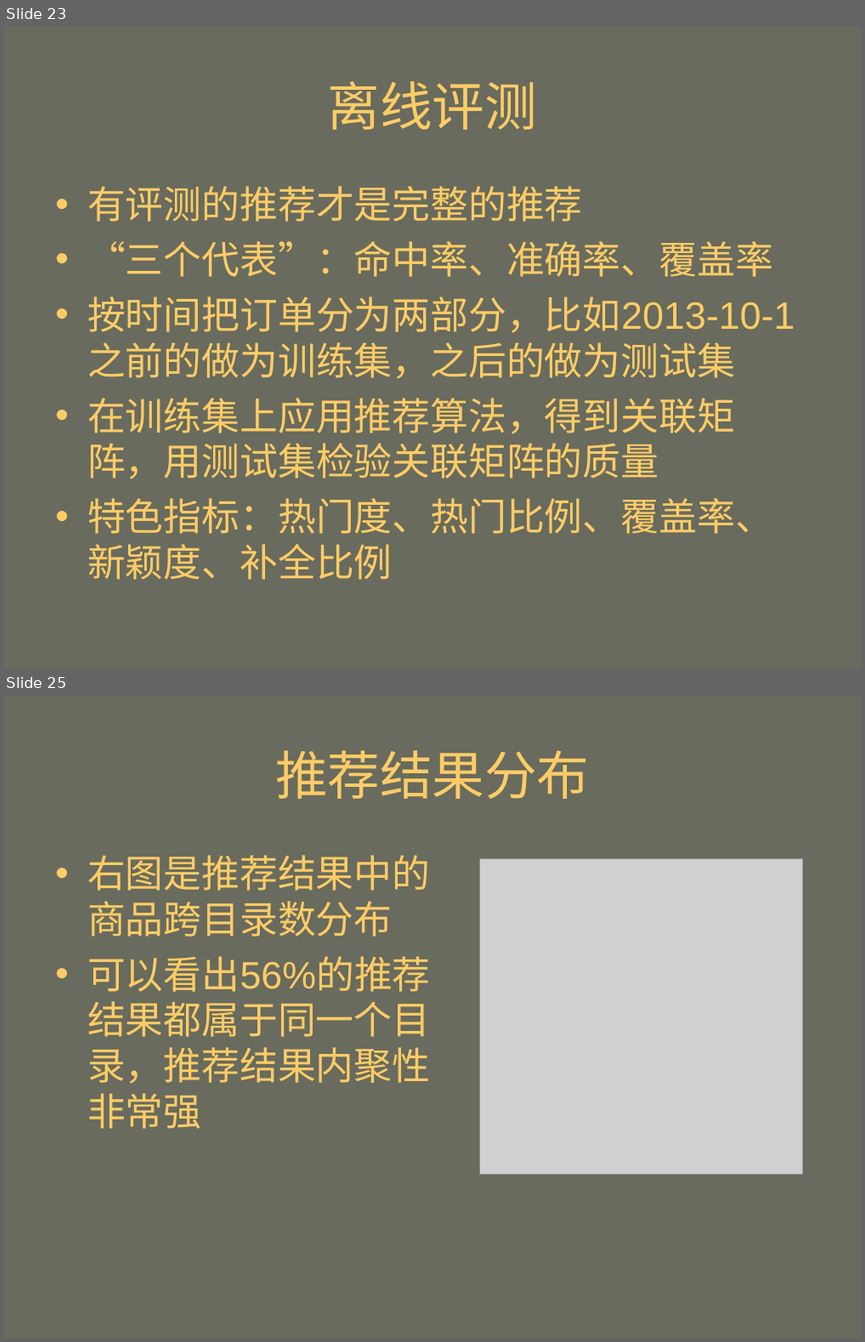
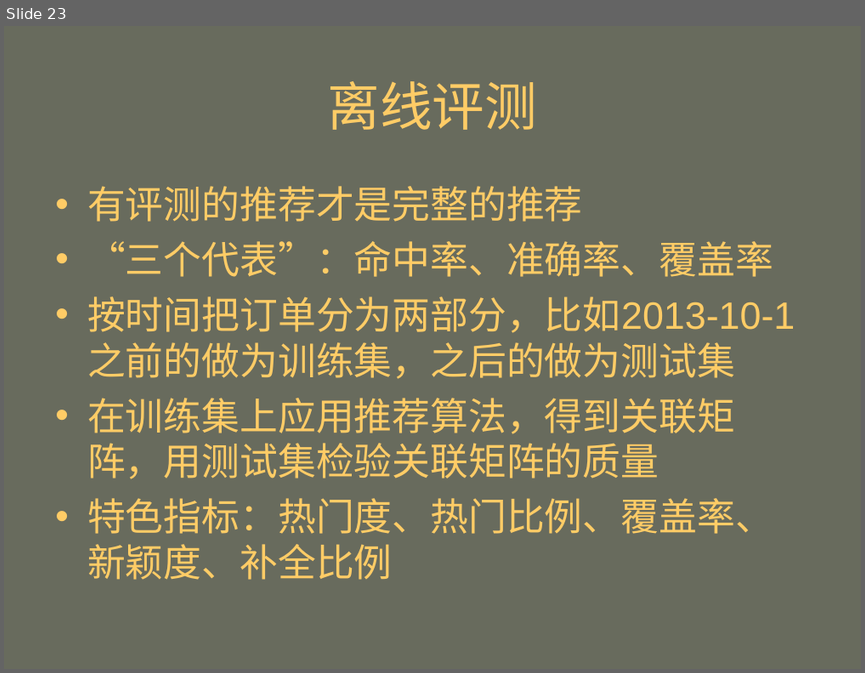
Before and after one commit to mahengyang/code, a slide deck: puffin/个性化推荐.ppt. Shown one above the other, each under a label of ours: slides 23 and 25 before the commit, slide 23 after it; the slides between them are not shown. The pictures are 865x1342 and 865x673 pixels, drawn with LibreOffice and Linux fonts; fonts in the diff are those of the drawing; grey boxes stand for pictures. Boxes give left, top, right and bottom in pixels: in the first picture for what was removed or moved away, otherwise in the second. Text is boxed around its words. In the diff, an @@ line names an element or a change of style, - is before the commit and + after.

```diff
--- a/puffin/个性化推荐.ppt
+++ b/puffin/个性化推荐.ppt
@@ slide 25 removed at (x1=4, y1=695, x2=861, y2=1338), background #686B5D @@
@@ title removed at (x1=275, y1=750, x2=590, y2=799) @@
-推荐结果分布
@@ text removed at (x1=87, y1=855, x2=431, y2=1129) @@
-• 右图是推荐结果中的商品跨目录数分布
-• 可以看出56%的推荐结果都属于同一个目录，推荐结果内聚性非常强
@@ picture removed at (x1=479, y1=859, x2=802, y2=1174) @@
```
Also in this commit, not shown: 8 slides changed, 3 slides added, 2 other slides removed, 2 other files.
